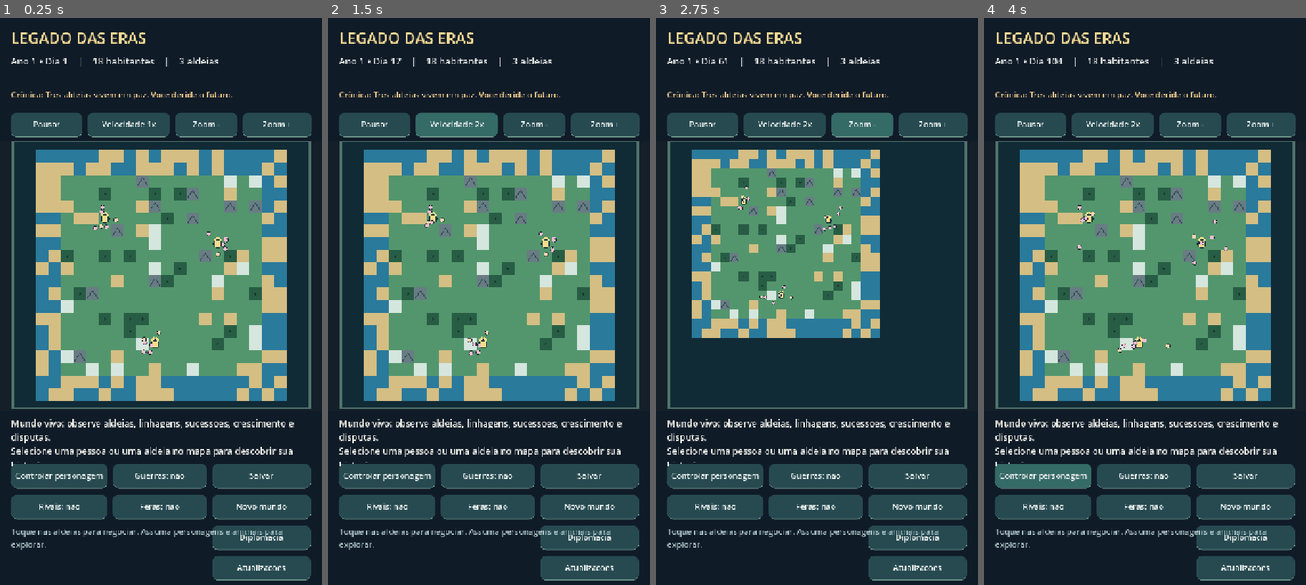
Above: before the commit, frames 1-4 (left to right).
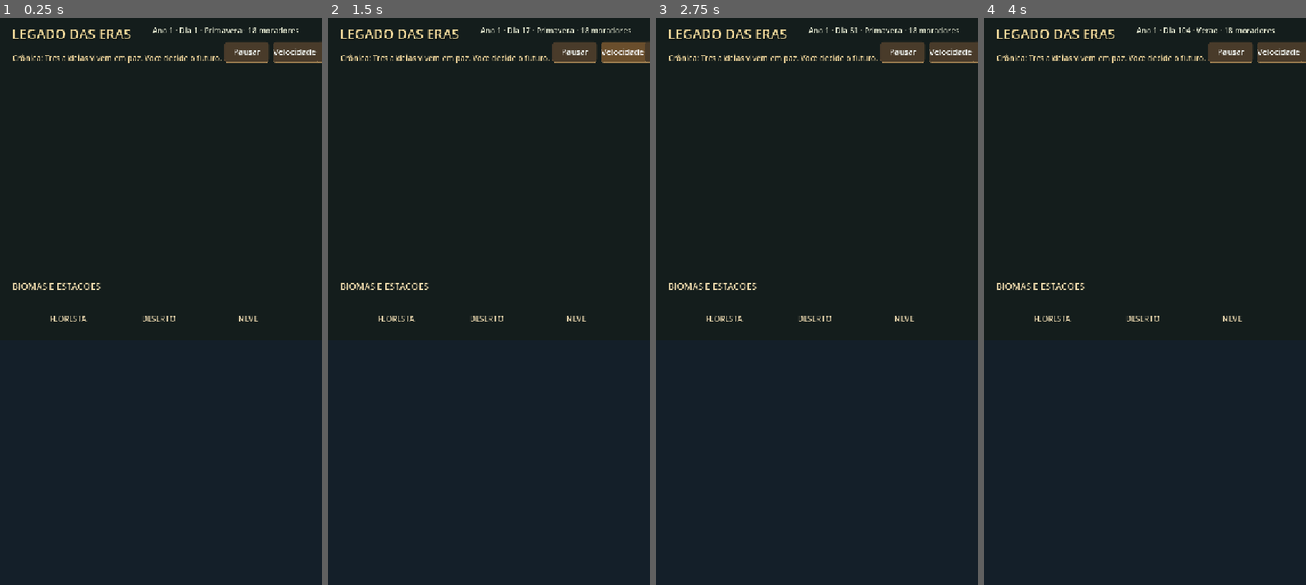
Above: after the commit, the same moments.

Repository: contateste123455667788994321-max/legados-das-eras
Game: Godot game, scene res://scenes/Main.tscn
Two runs of this game, one before a commit and one after it. Both use one fixed random seed, a clock stepped at 60 frames per second and the inputs below.
Inputs (mouse positions are in pixels of both pictures, inside the frame that each line leads up to):
- Up to frame 1 (0.25 s): no input
- Up to frame 2 (1.5 s): click "Pausar" at 0.5 s; click "Velocidade 1x" at 1.25 s
- Up to frame 3 (2.75 s): click (862, 125) at 2 s, where only the run before the commit has a clickable "Zoom -"
- Up to frame 4 (4 s): click (1260, 125) at 2.75 s, where only the run before the commit has a clickable "Zoom +"; click (1041, 477) at 3.5 s, where only the run before the commit has a clickable "Controlar personagem"

The runs differ from the first frame. In frame 1, 60% of the frame differs, in the area x 3-100%, y 1-100%; in frame 2, 60%; in frame 3, 52%; in frame 4, 60%.

Commit message:
feat: replace debug circles with detailed pixel-art world sprites and landscape HUD

Diff:
--- a/scripts/main.gd
+++ b/scripts/main.gd
@@ -2,9 +2,9 @@
 ## Legado das Eras — tela jogavel. A simulacao permanece em world.gd.
 const World = preload("res://scripts/world.gd")
 const Updates = preload("res://scripts/update_manager.gd")
-const TILE_SIZE := 28.0
-const MAP_ORIGIN := Vector2(80.0, 294.0)
-const MAP_AREA := Rect2(28.0, 276.0, 664.0, 595.0)
+const TILE_SIZE := 34.0
+const MAP_ORIGIN := Vector2(38.0, 115.0)
+const MAP_AREA := Rect2(17.0, 109.0, 870.0, 463.0)
 const AUTOSAVE_SECONDS := 20.0
 
 var world = World.new()
@@ -19,6 +19,9 @@
 var autosave_timer := 0.0
 var ui_timer := 0.0
 var last_news := ""
+var tile_textures: Dictionary = {}
+var actor_textures: Dictionary = {}
+var texture_missing := false
 var update_manager: Node
 
 var info_label: Label
@@ -36,6 +39,7 @@
 	if not world.load_world():
 		world.generate_world()
 	world.speed = 1.0
+	_load_art()
 	update_manager = Updates.new()
 	add_child(update_manager)
 	_build_ui()
@@ -60,47 +64,59 @@
 		if world != null and not world.tiles.is_empty():
 			world.save_world()
 
+func _load_art() -> void:
+	for tile in ["grass", "water", "sand", "forest", "snow", "mountain", "grass_autumn", "forest_autumn", "grass_spring"]:
+		var texture: Resource = load("res://assets/terrain/" + tile + ".svg")
+		if texture is Texture2D:
+			tile_textures[tile] = texture
+		else:
+			texture_missing = true
+	for actor in ["hut", "farm", "fire", "person_m", "person_f", "child", "wolf", "bear"]:
+		var texture: Resource = load("res://assets/sprites/" + actor + ".svg")
+		if texture is Texture2D:
+			actor_textures[actor] = texture
+		else:
+			texture_missing = true
+	if texture_missing:
+		push_warning("Alguns desenhos do mapa ainda nao foram carregados.")
+
 func _build_ui() -> void:
-	var background := Color("#101b28")
-	var top := ColorRect.new()
-	top.color = background
-	top.position = Vector2.ZERO
-	top.size = Vector2(720, 274)
-	top.mouse_filter = Control.MOUSE_FILTER_IGNORE
-	add_child(top)
-
-	var title := _label("LEGADO DAS ERAS", Vector2(24, 20), Vector2(670, 55), 34, Color("#f3d993"))
-	title.add_theme_color_override("font_shadow_color", Color("#17222a"))
-	title.add_theme_constant_override("shadow_offset_x", 1)
+	var background := Color("#141d1c")
+	var entire := ColorRect.new()
+	entire.color = background
+	entire.position = Vector2.ZERO
+	entire.size = Vector2(1280, 720)
+	entire.mouse_filter = Control.MOUSE_FILTER_IGNORE
+	add_child(entire)
+	var title := _label("LEGADO DAS ERAS", Vector2(26, 13), Vector2(315, 42), 30, Color("#f1d99b"))
+	title.add_theme_color_override("font_shadow_color", Color("#0e1411"))
 	title.add_theme_constant_override("shadow_offset_y", 2)
-	stats_label = _label("", Vector2(24, 81), Vector2(672, 70), 21, Color("#e5e9e6"))
-	news_label = _label("", Vector2(24, 158), Vector2(672, 36), 18, Color("#eac889"))
+	stats_label = _label("", Vector2(340, 15), Vector2(390, 32), 17, Color("#e1e5ce"))
+	news_label = _label("", Vector2(27, 77), Vector2(856, 29), 17, Color("#efd59b"))
 	news_label.autowrap_mode = TextServer.AUTOWRAP_WORD_SMART
-
-	pause_button = _button("Pausar", Vector2(24, 211), Vector2(159, 55), Callable(self, "_toggle_pause"))
-	speed_button = _button("Velocidade 1x", Vector2(195, 211), Vector2(184, 55), Callable(self, "_change_speed"))
-	_button("Zoom -", Vector2(391, 211), Vector2(139, 55), Callable(self, "_zoom_out"))
-	_button("Zoom +", Vector2(542, 211), Vector2(154, 55), Callable(self, "_zoom_in"))
-
-	var below := ColorRect.new()
-	below.position = Vector2(0, 878)
-	below.size = Vector2(720, 402)
-	below.color = background
-	below.mouse_filter = Control.MOUSE_FILTER_IGNORE
-	add_child(below)
-
-	info_label = _label("", Vector2(24, 891), Vector2(666, 98), 20, Color("#f4f5ed"))
+	pause_button = _button("Pausar", Vector2(501, 53), Vector2(100, 47), Callable(self, "_toggle_pause"))
+	speed_button = _button("1x", Vector2(610, 53), Vector2(87, 47), Callable(self, "_change_speed"))
+	_button("Zoom -", Vector2(707, 53), Vector2(88, 47), Callable(self, "_zoom_out"))
+	_button("Zoom +", Vector2(802, 53), Vector2(86, 47), Callable(self, "_zoom_in"))
+	_label("PERSONAGEM / TRIBO", Vector2(916, 16), Vector2(338, 36), 24, Color("#f0d69b"))
+	info_label = _label("", Vector2(911, 152), Vector2(350, 174), 19, Color("#f3e4c9"))
 	info_label.autowrap_mode = TextServer.AUTOWRAP_WORD_SMART
-	control_button = _button("Controlar pessoa", Vector2(24, 996), Vector2(216, 55), Callable(self, "_toggle_control"))
-	war_button = _button("Guerras: nao", Vector2(252, 996), Vector2(210, 55), Callable(self, "_toggle_war"))
-	_button("Salvar", Vector2(474, 996), Vector2(220, 55), Callable(self, "_save_now"))
-	rival_button = _button("Rivais: nao", Vector2(24, 1065), Vector2(215, 55), Callable(self, "_toggle_rivals"))
-	predator_button = _button("Feras: nao", Vector2(251, 1065), Vector2(211, 55), Callable(self, "_toggle_predators"))
-	_button("Novo mundo", Vector2(474, 1065), Vector2(220, 55), Callable(self, "_new_world"))
-	_button("Diplomacia", Vector2(474, 1134), Vector2(220, 55), Callable(self, "_show_diplomacy"))
-	_button("Atualizacoes", Vector2(474, 1202), Vector2(220, 55), Callable(self, "_check_updates"))
-	var tip := _label("Toque nas aldeias para negociar. Assuma personagens e animais para explorar.", Vector2(24, 1134), Vector2(438, 100), 18, Color("#a8c1c5"))
-	tip.autowrap_mode = TextServer.AUTOWRAP_WORD_SMART
+	control_button = _button("Controlar", Vector2(906, 332), Vector2(170, 47), Callable(self, "_toggle_control"))
+	war_button = _button("Guerras", Vector2(1081, 332), Vector2(172, 47), Callable(self, "_toggle_war"))
+	rival_button = _button("Rivais", Vector2(906, 390), Vector2(170, 47), Callable(self, "_toggle_rivals"))
+	predator_button = _button("Animais", Vector2(1081, 390), Vector2(172, 47), Callable(self, "_toggle_predators"))
+	_button("Diplomacia", Vector2(906, 449), Vector2(170, 47), Callable(self, "_show_diplomacy"))
+	_button("Salvar", Vector2(1081, 449), Vector2(172, 47), Callable(self, "_save_now"))
+	_button("Atualizar", Vector2(906, 509), Vector2(170, 47), Callable(self, "_check_updates"))
+	_button("Novo mundo", Vector2(1081, 509), Vector2(172, 47), Callable(self, "_new_world"))
+	_label("BIOMAS E ESTACOES", Vector2(26, 585), Vector2(520, 26), 20, Color("#f0dbad"))
+	_label("FLORESTA", Vector2(110, 660), Vector2(132, 28), 17, Color("#e6d4ac"))
+	_label("DESERTO", Vector2(316, 660), Vector2(132, 28), 17, Color("#e6d4ac"))
+	_label("NEVE", Vector2(532, 660), Vector2(132, 28), 17, Color("#e6d4ac"))
+	_label("MONTANHAS", Vector2(738, 660), Vector2(132, 28), 17, Color("#e6d4ac"))
+	_label("MUNDO VIVO", Vector2(909, 583), Vector2(335, 29), 21, Color("#f0d69b"))
+	_label("Aldeias • Familias • Estacoes • Evolucao", Vector2(908, 615), Vector2(352, 26), 16, Color("#e4d1b0"))
+	_label("Toque nos habitantes e explore o mapa.", Vector2(908, 650), Vector2(352, 44), 15, Color("#a5b9a2"))
 
 func _label(value: String, pos: Vector2, dimensions: Vector2, font_size: int, color: Color) -> Label:
 	var l := Label.new()
@@ -122,19 +138,19 @@
 	b.add_theme_font_size_override("font_size", 18)
 	b.add_theme_color_override("font_color", Color("#f0f5f2"))
 	var style := StyleBoxFlat.new()
-	style.bg_color = Color("#274a51")
-	style.corner_radius_top_left = 13
-	style.corner_radius_top_right = 13
-	style.corner_radius_bottom_left = 13
-	style.corner_radius_bottom_right = 13
+	style.bg_color = Color("#493b2a")
+	style.corner_radius_top_left = 7
+	style.corner_radius_top_right = 7
+	style.corner_radius_bottom_left = 7
+	style.corner_radius_bottom_right = 7
 	style.border_width_bottom = 2
-	style.border_color = Color("#6c948a")
+	style.border_color = Color("#a78656")
 	b.add_theme_stylebox_override("normal", style)
 	var hover := style.duplicate()
-	hover.bg_color = Color("#356b67")
+	hover.bg_color = Color("#6a4e2c")
 	b.add_theme_stylebox_override("hover", hover)
 	var pressed_style := style.duplicate()
-	pressed_style.bg_color = Color("#183e40")
+	pressed_style.bg_color = Color("#2a2118")
 	b.add_theme_stylebox_override("pressed", pressed_style)
 	b.pressed.connect(callback)
 	add_child(b)
@@ -147,15 +163,15 @@
 	for p in world.people:
 		if bool(p["alive"]):
 			living += 1
-	stats_label.text = "Ano %d • Dia %d    |    %d habitantes    |    %d aldeias" % [years + 1, day_of_year, living, world.towns.size()]
+	stats_label.text = "Ano %d · Dia %d · %s · %d moradores" % [years + 1, day_of_year, _season_name(), living]
 	last_news = world.news
 	news_label.text = "Crônica: " + world.news
 	pause_button.text = "Retomar" if world.speed == 0.0 else "Pausar"
 	speed_button.text = "Velocidade %dx" % int(maxf(1.0, world.speed))
 	war_button.text = "Guerras: sim" if world.wars else "Guerras: nao"
 	rival_button.text = "Rivais: sim" if world.rivals else "Rivais: nao"
-	predator_button.text = "Feras: sim" if world.predators else "Feras: nao"
-	control_button.text = "Soltar controle" if controlled_id > 0 else "Controlar personagem"
+	predator_button.text = "Animais: sim" if world.predators else "Animais: nao"
+	control_button.text = "Soltar controle" if controlled_id > 0 else "Controlar"
 	if selected_beast_id > 0:
 		var beast: Dictionary = world.get_beast(selected_beast_id)
 		if not beast.is_empty():
@@ -187,64 +203,110 @@
 			return
 	info_label.text = "Mundo vivo: observe aldeias, linhagens, sucessoes, crescimento e disputas.\nSelecione uma pessoa ou uma aldeia no mapa para descobrir sua historia."
 
+func _season_name() -> String:
+	var index := int(world.day / 90.0) % 4
+	return ["Primavera", "Verao", "Outono", "Inverno"][index]
+
+func _terrain_type(tile: String) -> String:
+	var season := int(world.day / 90.0) % 4
+	if season == 2 and tile == "grass":
+		return "grass_autumn"
+	if season == 2 and tile == "forest":
+		return "forest_autumn"
+	if season == 0 and tile == "grass":
+		return "grass_spring"
+	if season == 3 and tile == "grass":
+		return "snow"
+	return tile
+
+func _draw_sprite(key: String, center: Vector2, dimensions: Vector2) -> void:
+	if not actor_textures.has(key):
+		return
+	var texture: Texture2D = actor_textures[key]
+	draw_texture_rect(texture, Rect2(center - dimensions * 0.5, dimensions), false)
+
 func _draw() -> void:
-	draw_rect(MAP_AREA, Color("#112b36"), true)
-	draw_rect(MAP_AREA, Color("#50726a"), false, 3.0)
-	var palette := {
-		"grass": Color("#53966d"), "water": Color("#2a7a9c"),
-		"sand": Color("#d4be83"), "forest": Color("#285d45"),
-		"snow": Color("#d5e6de"), "mountain": Color("#687d83")
-	}
+	# Quadro principal e moldura em tons de madeira, inspirados no estilo pixel art aprovado.
+	draw_rect(Rect2(9, 104, 889, 478), Color("#9b773e"), true)
+	draw_rect(MAP_AREA, Color("#325b3e"), true)
+	draw_rect(Rect2(901, 7, 369, 567), Color("#2c251d"), true)
+	draw_rect(Rect2(905, 10, 359, 560), Color("#765a37"), false, 4.0)
+	draw_rect(Rect2(904, 48, 362, 106), Color("#382f24"), true)
+	draw_rect(Rect2(900, 577, 368, 133), Color("#262a22"), true)
+	draw_rect(Rect2(9, 577, 889, 133), Color("#242b23"), true)
+	draw_rect(Rect2(12, 580, 883, 126), Color("#876d46"), false, 3.0)
 	var scale_size := TILE_SIZE * zoom
 	for y in range(world.tiles.size()):
 		var row: Array = world.tiles[y]
 		for x in range(row.size()):
 			var position := _world_to_screen(Vector2(x, y))
-			var tile_rect := Rect2(position, Vector2(scale_size + 0.6, scale_size + 0.6))
+			var tile_rect := Rect2(position, Vector2(scale_size + 0.5, scale_size + 0.5))
 			if not tile_rect.intersects(MAP_AREA):
 				continue
-			draw_rect(tile_rect, palette.get(str(row[x]), palette["grass"]), true)
-			if str(row[x]) == "forest":
-				draw_circle(position + Vector2.ONE * scale_size * 0.5, 2.6 * zoom, Color("#17392d"))
-			elif str(row[x]) == "mountain":
-				var peak := position + Vector2(scale_size * 0.5, scale_size * 0.23)
-				draw_line(position + Vector2(2, scale_size - 3), peak, Color("#334d59"), 2.0)
-				draw_line(peak, position + Vector2(scale_size - 2, scale_size - 3), Color("#334d59"), 2.0)
-	for t in world.towns:
-		var center := _world_to_screen(Vector2(float(t["x"]) + 0.5, float(t["y"]) + 0.5))
-		if not MAP_AREA.has_point(center):
-			continue
-		var color := Color("#d18d75") if bool(t["hostile"]) else Color("#f9dc8c")
-		draw_circle(center, 10 * zoom, Color("#18333c"))
-		draw_rect(Rect2(center - Vector2(6, 7) * zoom, Vector2(12, 14) * zoom), color, true)
-		draw_line(center + Vector2(-8, -7) * zoom, center + Vector2(0, -15) * zoom, color, 4.0 * zoom)
-		draw_line(center + Vector2(0, -15) * zoom, center + Vector2(8, -7) * zoom, color, 4.0 * zoom)
-		if int(t["id"]) == selected_town_id:
-			draw_arc(center, 17 * zoom, 0, TAU, 24, Color.YELLOW, 3.0)
+			var tile: String = _terrain_type(str(row[x]))
+			if tile_textures.has(tile):
+				draw_texture_rect(tile_textures[tile] as Texture2D, tile_rect, false)
+			else:
+				draw_rect(tile_rect, Color("#528c55"), true)
+	# Vilarejos construidos com cabanas, hortas e fogueiras visiveis.
+	for town in world.towns:
+		var center := _world_to_screen(Vector2(float(town["x"]) + 0.5, float(town["y"]) + 0.5))
+		if center.x < MAP_AREA.position.x - 100 or center.x > MAP_AREA.end.x + 100:
+			continue
+		if center.y < MAP_AREA.position.y - 100 or center.y > MAP_AREA.end.y + 100:
+			continue
+		var unit := TILE_SIZE * zoom
+		_draw_sprite("farm", center + Vector2(-1.4, 1.15) * unit, Vector2(1.5, 1.5) * unit)
+		_draw_sprite("hut", center + Vector2(0.0, -0.35) * unit, Vector2(1.85, 1.85) * unit)
+		if int(town.get("houses", 2)) >= 2:
+			_draw_sprite("hut", center + Vector2(1.6, 0.35) * unit, Vector2(1.45, 1.45) * unit)
+		if int(town.get("houses", 2)) >= 3:
+			_draw_sprite("hut", center + Vector2(-1.25, -0.75) * unit, Vector2(1.35, 1.35) * unit)
+		_draw_sprite("fire", center + Vector2(0.7, 1.0) * unit, Vector2(1.2, 1.2) * unit)
+		if int(town["id"]) == selected_town_id:
+			draw_arc(center, 35.0 * zoom, 0, TAU, 32, Color("#fff0a0"), 3.0)
+	# Personagens separados visualmente por idade e aparencia.
 	for p in world.people:
 		if not bool(p["alive"]):
 			continue
 		var center := _world_to_screen(Vector2(float(p["x"]) + 0.5, float(p["y"]) + 0.5))
 		if not MAP_AREA.has_point(center):
 			continue
-		var skin := Color("#f4d6b1") if int(p["gender"]) == 0 else Color("#f3bcd2")
-		var radius := maxf(2.5, 4.0 * zoom)
-		draw_circle(center, radius + 1.0, Color("#253039"))
-		draw_circle(center, radius, skin)
+		var key := "child" if float(p["age"]) < 16.0 else ("person_m" if int(p["gender"]) == 0 else "person_f")
+		_draw_sprite(key, center, Vector2(30, 30) * zoom)
 		if int(p["id"]) == selected_person_id:
-			draw_arc(center, 9 * zoom, 0, TAU, 20, Color.YELLOW, 2.0)
+			draw_arc(center, 14.0 * zoom, 0, TAU, 20, Color("#ffe890"), 2.0)
 		if int(p["id"]) == controlled_id:
-			draw_arc(center, 13 * zoom, 0, TAU, 20, Color("#88f5e8"), 3.0)
+			draw_arc(center, 18.0 * zoom, 0, TAU, 20, Color("#6cffda"), 3.0)
 	for b in world.beasts:
 		if not bool(b["alive"]):
 			continue
 		var center := _world_to_screen(Vector2(float(b["x"]) + 0.5, float(b["y"]) + 0.5))
-		if MAP_AREA.has_point(center):
-			draw_circle(center, (7 if b["species"] == "Urso" else 5) * zoom, Color("#543633"))
-			if int(b["id"]) == selected_beast_id:
-				draw_arc(center, 10 * zoom, 0, TAU, 20, Color.YELLOW, 2.0)
-			if int(b["id"]) == controlled_id:
-				draw_arc(center, 14 * zoom, 0, TAU, 20, Color("#88f5e8"), 3.0)
+		if not MAP_AREA.has_point(center):
+			continue
+		var key := "bear" if str(b["species"]) == "Urso" else "wolf"
+		_draw_sprite(key, center, Vector2(38, 38) * zoom)
+		if int(b["id"]) == selected_beast_id:
+			draw_arc(center, 15.0 * zoom, 0, TAU, 20, Color("#ffe890"), 2.0)
+		if int(b["id"]) == controlled_id:
+			draw_arc(center, 19.0 * zoom, 0, TAU, 20, Color("#6cffda"), 3.0)
+	# Quatro miniaturas de biomas geradas a partir da mesma arte do mundo.
+	var biome_keys := ["forest", "sand", "snow", "mountain"]
+	for i in range(biome_keys.size()):
+		var x := 22 + i * 212
+		draw_rect(Rect2(x, 613, 190, 85), Color("#6d5638"), true)
+		var key: String = biome_keys[i]
+		if tile_textures.has(key):
+			draw_texture_rect(tile_textures[key] as Texture2D, Rect2(x + 5, 618, 180, 38), false)
+	# Retrato do personagem ou aldeia selecionados, usando sprites reais.
+	var portrait_key := "hut"
+	if selected_beast_id > 0:
+		portrait_key = "bear" if str(world.get_beast(selected_beast_id).get("species", "")) == "Urso" else "wolf"
+	elif selected_person_id > 0:
+		var person: Dictionary = world.get_person(selected_person_id)
+		if not person.is_empty():
+			portrait_key = "child" if float(person["age"]) < 16.0 else ("person_m" if int(person["gender"]) == 0 else "person_f")
+	_draw_sprite(portrait_key, Vector2(1063, 100), Vector2(86, 86))
 
 func _world_to_screen(world_pos: Vector2) -> Vector2:
 	return MAP_ORIGIN + map_offset + world_pos * TILE_SIZE * zoom
@@ -338,8 +400,8 @@
 
 func _clamp_map() -> void:
 	var map_size := World.SIZE * TILE_SIZE * zoom
-	map_offset.x = clampf(map_offset.x, -map_size + 120.0, 530.0)
-	map_offset.y = clampf(map_offset.y, -map_size + 100.0, 540.0)
+	map_offset.x = clampf(map_offset.x, -map_size + 150.0, 790.0)
+	map_offset.y = clampf(map_offset.y, -map_size + 90.0, 500.0)
 
 func _toggle_pause() -> void:
 	world.speed = 1.0 if world.speed == 0.0 else 0.0
